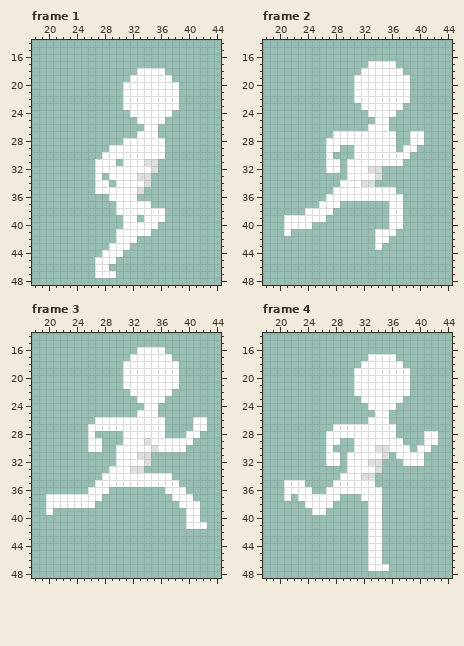
File history of a pixel-art file, Assets/Art/Characters/Player/Run/Player_Run_Right.aseprite. Above, as it was before the edit.
64x64 pixels, 8 frames. Shown: frame 1: x 18..44, y 14..48; frame 2: x 18..44, y 14..48; frame 3: x 18..44, y 14..48; frame 4: x 18..44, y 14..48. The commit also changed other frames, which this record leaves out.
The result:
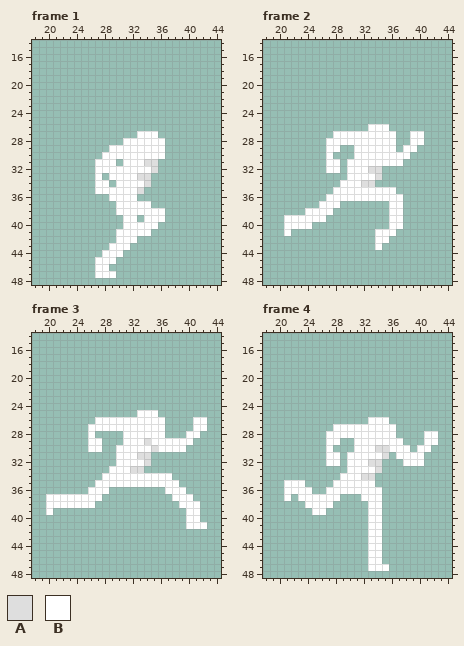
Palette (. is transparent): A #dedede  B #ffffff
Diff:
layer "Body Parts/Head" now hidden
Frame 1:
Colour B is gone in row 18 at x 33 to 36; in row 19 at x 32 to 37; in rows 20 to 23 at x 31 to 38; in row 24 at x 32 to 37; in row 25 at x 33 to 36; in row 26 at x 34 to 35.
Frame 2:
Colour B is gone in row 17 at x 33 to 36; in row 18 at x 32 to 37; in rows 19 to 22 at x 31 to 38; in row 23 at x 32 to 37; in row 24 at x 33 to 36; in row 25 at x 34 to 35.
Frame 3:
Colour B is gone in row 16 at x 33 to 36; in row 17 at x 32 to 37; in rows 18 to 21 at x 31 to 38; in row 22 at x 32 to 37; in row 23 at x 33 to 36; in row 24 at x 34 to 35.
Frame 4: the same change as frame 2
